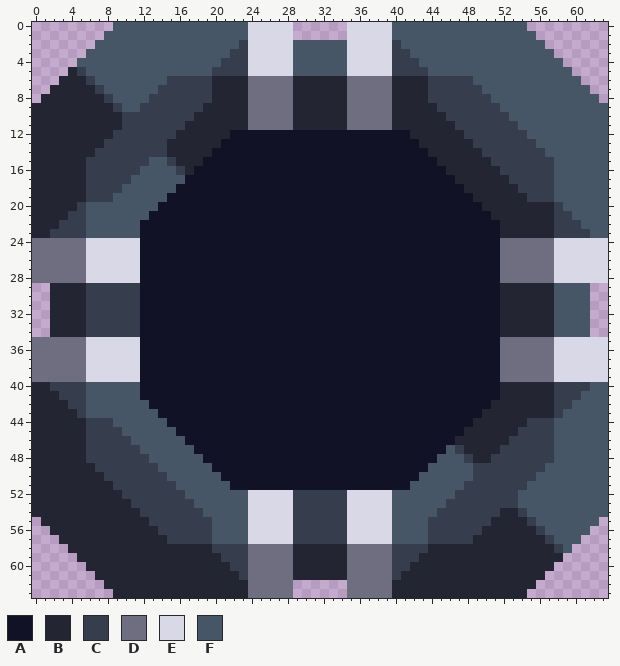
Two states of a pixel-art file, sprites/blocks/drills/LIGHT DRILL/biotic-zlo-production-light-drill.ase. Above: the version before the commit.
64x64 pixels, 1 frame.
Palette (. is transparent): A #111226  B #242533  C #363d4d  D #6e6e80  E #d8d8e6  F #475666
Pixels before (only the part around the change), first column x 0:
 7 ..BBBBBCFFFFFFCCCCCCBBBBDDDDDBBBBBBDDDDDBBBBCCCCCCFFFFFFFFFFF
 8 .BBBBBBBCFFFFCCCCCCCBBBBDDDDDBBBBBBDDDDDBBBBCCCCCCCFFFFFFFFFF
 9 BBBBBBBBBCFFCCCCCCCBBBBBDDDDDBBBBBBDDDDDBBBBBCCCCCCCFFFFFFFFF
10 BBBBBBBBBBCCCCCCCCBBBBBBDDDDDBBBBBBDDDDDBBBBBBCCCCCCCFFFFFFFF
11 BBBBBBBBBBCCCCCCCBBBBBBBDDDDDBBBBBBDDDDDBBBBBBBCCCCCCCFFFFFFF
12 BBBBBBBBBCCCCCCCBBBBBBAAAAAAAAAAAAAAAAAAAABBBBBBCCCCCCCFFFFFF
13 BBBBBBBBCCCCCCCBBBBBBAAAAAAAAAAAAAAAAAAAAAABBBBBBCCCCCCCFFFFF
14 BBBBBBBCCCCCCCCBBBBBAAAAAAAAAAAAAAAAAAAAAAAABBBBBBCCCCCCCFFFF
15 BBBBBBCCCCCCCFFCBBBAAAAAAAAAAAAAAAAAAAAAAAAAABBBBBBCCCCCCCFFF
16 BBBBBBCCCCCCFFFFCBAAAAAAAAAAAAAAAAAAAAAAAAAAAABBBBBBCCCCCCFFF
17 BBBBBBCCCCCFFFFFFAAAAAAAAAAAAAAAAAAAAAAAAAAAAAABBBBBBCCCCCFFF
18 BBBBBBCCCCFFFFFFAAAAAAAAAAAAAAAAAAAAAAAAAAAAAAAABBBBBBCCCCFFF
19 BBBBBBCCCFFFFFFAAAAAAAAAAAAAAAAAAAAAAAAAAAAAAAAAABBBBBBCCCFFF
20 BBBBBCFFFFFFFFAAAAAAAAAAAAAAAAAAAAAAAAAAAAAAAAAAAABBBBBBBBCFF
21 BBBBCCFFFFFFFAAAAAAAAAAAAAAAAAAAAAAAAAAAAAAAAAAAAAABBBBBBBCCF
22 BBBCCCFFFFFFAAAAAAAAAAAAAAAAAAAAAAAAAAAAAAAAAAAAAAAABBBBBBCCC
23 BBCCCCFFFFFFAAAAAAAAAAAAAAAAAAAAAAAAAAAAAAAAAAAAAAAABBBBBBCCC
24 DDDDDDEEEEEEAAAAAAAAAAAAAAAAAAAAAAAAAAAAAAAAAAAAAAAADDDDDDEEE
25 DDDDDDEEEEEEAAAAAAAAAAAAAAAAAAAAAAAAAAAAAAAAAAAAAAAADDDDDDEEE
26 DDDDDDEEEEEEAAAAAAAAAAAAAAAAAAAAAAAAAAAAAAAAAAAAAAAADDDDDDEEE
27 DDDDDDEEEEEEAAAAAAAAAAAAAAAAAAAAAAAAAAAAAAAAAAAAAAAADDDDDDEEE
28 DDDDDDEEEEEEAAAAAAAAAAAAAAAAAAAAAAAAAAAAAAAAAAAAAAAADDDDDDEEE
29 ..BBBBCCCCCCAAAAAAAAAAAAAAAAAAAAAAAAAAAAAAAAAAAAAAAABBBBBBFFF
30 ..BBBBCCCCCCAAAAAAAAAAAAAAAAAAAAAAAAAAAAAAAAAAAAAAAABBBBBBFFF
31 ..BBBBCCCCCCAAAAAAAAAAAAAAAAAAAAAAAAAAAAAAAAAAAAAAAABBBBBBFFF
32 ..BBBBCCCCCCAAAAAAAAAAAAAAAAAAAAAAAAAAAAAAAAAAAAAAAABBBBBBFFF
33 ..BBBBCCCCCCAAAAAAAAAAAAAAAAAAAAAAAAAAAAAAAAAAAAAAAABBBBBBFFF
34 ..BBBBCCCCCCAAAAAAAAAAAAAAAAAAAAAAAAAAAAAAAAAAAAAAAABBBBBBFFF
35 DDDDDDEEEEEEAAAAAAAAAAAAAAAAAAAAAAAAAAAAAAAAAAAAAAAADDDDDDEEE
36 DDDDDDEEEEEEAAAAAAAAAAAAAAAAAAAAAAAAAAAAAAAAAAAAAAAADDDDDDEEE
37 DDDDDDEEEEEEAAAAAAAAAAAAAAAAAAAAAAAAAAAAAAAAAAAAAAAADDDDDDEEE
38 DDDDDDEEEEEEAAAAAAAAAAAAAAAAAAAAAAAAAAAAAAAAAAAAAAAADDDDDDEEE
39 DDDDDDEEEEEEAAAAAAAAAAAAAAAAAAAAAAAAAAAAAAAAAAAAAAAADDDDDDEEE
40 BBCCCCFFFFFFAAAAAAAAAAAAAAAAAAAAAAAAAAAAAAAAAAAAAAAABBBBBBCCC
41 BBBCCCFFFFFFAAAAAAAAAAAAAAAAAAAAAAAAAAAAAAAAAAAAAAAABBBBBBCCC
42 BBBBCCFFFFFFFAAAAAAAAAAAAAAAAAAAAAAAAAAAAAAAAAAAAAABBBBBBBCCF
43 BBBBBCFFFFFFFFAAAAAAAAAAAAAAAAAAAAAAAAAAAAAAAAAAAABBBBBBBBCFF
44 BBBBBBCCCFFFFFFAAAAAAAAAAAAAAAAAAAAAAAAAAAAAAAAAABBBBBBCCCFFF
45 BBBBBBCCCCFFFFFFAAAAAAAAAAAAAAAAAAAAAAAAAAAAAAAABBBBBBCCCCFFF
46 BBBBBBCCCCCFFFFFFAAAAAAAAAAAAAAAAAAAAAAAAAAAAAABBBBBBCCCCCFFF
47 BBBBBBCCCCCCFFFFFFAAAAAAAAAAAAAAAAAAAAAAAAAAAAFCBBBBCCCCCCFFF
48 BBBBBBCCCCCCCFFFFFFAAAAAAAAAAAAAAAAAAAAAAAAAAFFFCBBCCCCCCCFFF
49 BBBBBBBCCCCCCCFFFFFFAAAAAAAAAAAAAAAAAAAAAAAAFFFFFCCCCCCCCFFFF
50 BBBBBBBBCCCCCCCFFFFFFAAAAAAAAAAAAAAAAAAAAAAFFFFFFCCCCCCCFFFFF
51 BBBBBBBBBCCCCCCCFFFFFFAAAAAAAAAAAAAAAAAAAAFFFFFFCCCCCCCFFFFFF
52 BBBBBBBBBBCCCCCCCFFFFFFFEEEEECCCCCCEEEEEFFFFFFFCCCCCCCFFFFFFF
53 BBBBBBBBBBBCCCCCCCFFFFFFEEEEECCCCCCEEEEEFFFFFFCCCCCCCCFFFFFFF
54 BBBBBBBBBBBBCCCCCCCFFFFFEEEEECCCCCCEEEEEFFFFFCCCCCCCBBCFFFFFF
55 .BBBBBBBBBBBBCCCCCCCFFFFEEEEECCCCCCEEEEEFFFFCCCCCCCBBBBCFFFFF
56 ..BBBBBBBBBBBBCCCCCCFFFFEEEEECCCCCCEEEEEFFFFCCCCCCBBBBBBCFFFF
57 ...BBBBBBBBBBBBCCCCCFFFFEEEEECCCCCCEEEEEFFFFCCCCCBBBBBBBBCFFF
58 ....BBBBBBBBBBBBBBBBCCCCDDDDDBBBBBBDDDDDCCCCBBBBBBBBBBBBBBCF.
59 .....BBBBBBBBBBBBBBBBCCCDDDDDBBBBBBDDDDDCCCBBBBBBBBBBBBBBBB..
60 ......BBBBBBBBBBBBBBBBCCDDDDDBBBBBBDDDDDCCBBBBBBBBBBBBBBBB...
61 .......BBBBBBBBBBBBBBBBCDDDDDBBBBBBDDDDDCBBBBBBBBBBBBBBBB....
62 ........BBBBBBBBBBBBBBBBDDDDD......DDDDDBBBBBBBBBBBBBBBB.....
63 .........BBBBBBBBBBBBBBBDDDDD......DDDDDBBBBBBBBBBBBBBB......
The same view after the edit:
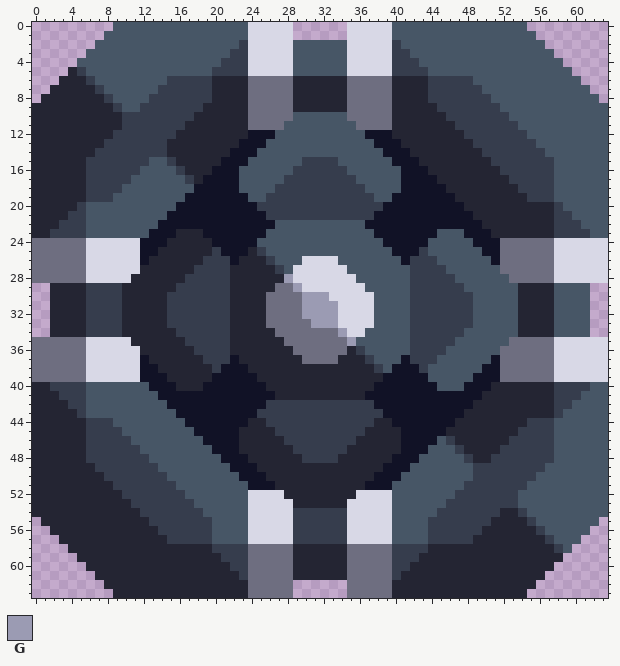
Colours new in this view: G #9b9bb3
The edit:
layer "Layer 1" now shown
layer "Layer 3" now shown
layer "Layer 2" now shown
Changed rows in their new state; - is an unchanged pixel.
first column x 10:
10 -------------------FFFFFF-------------------
11 ------------------FFFFFFFF------------------
12 ------------BB---FFFFFFFFFF---BB------------
13 -----------BB---FFFFFFFFFFFF---BB-----------
14 ----------BB---FFFFFFFFFFFFFF---BB----------
15 ---------BB---FFFFFFCCCCFFFFFF---BB---------
16 --------BB---FFFFFFCCCCCCFFFFFF---BB--------
17 -------CB----FFFFFCCCCCCCCFFFFF----BB-------
18 ------FF-----FFFFCCCCCCCCCCFFFF-----BB------
19 -----FF-------FFCCCCCCCCCCCCFF-------BB-----
20 ----FF---------CCCCCCCCCCCCCC---------BB----
21 ---FF-----------CCCCCCCCCCCC-----------BB---
22 --FF-------------FFFFFFFFFF-------------BB--
23 --F---BBB-------FFFFFFFFFFFF-------FFF---B--
24 -----BBBBB-----FFFFFFFFFFFFFF-----FFFFF-----
25 ----BBBBBBC---BCFFFFFFFFFFFFFF---CFFFFFF----
26 ---BBBBBBCCC-BBBCFFFEEEEFFFFFFF-CCCFFFFFF---
27 --BBBBBBCCCCBBBBBCFEEEEEEFFFFFFFCCCCFFFFFF--
28 -BBBBBBCCCCCBBBBBBGEEEEEEEFFFFFFCCCCCFFFFFF-
29 BBBBBBCCCCCCBBBBBDDGEEEEEEEFFFFFCCCCCCFFFFFF
30 BBBBBCCCCCCCBBBBDDDDGGGEEEEEFFFFCCCCCCCFFFFF
31 BBBBBCCCCCCCBBBBDDDDGGGGEEEEFFFFCCCCCCCFFFFF
32 BBBBBCCCCCCCBBBBDDDDGGGGEEEEFFFFCCCCCCCFFFFF
33 BBBBBCCCCCCCBBBBDDDDDGGGEEEEFFFFCCCCCCCFFFFF
34 BBBBBBCCCCCCBBBBBDDDDDDDGEEFFFFFCCCCCCFFFFFF
35 -BBBBBBCCCCCBBBBBBDDDDDDDGFFFFFFCCCCCFFFFFF-
36 --BBBBBBCCCCBBBBBBBDDDDDDBCFFFFFCCCCFFFFFF--
37 ---BBBBBBCCC-BBBBBBBDDDDBBBCFFF-CCCFFFFFF---
38 ----BBBBBBC---BBBBBBBBBBBBBBCF---CFFFFFF----
39 -----BBBBB-----BBBBBBBBBBBBBB-----FFFFF-----
40 --F---BBB-------BBBBBBBBBBBB-------FFF---B--
41 --FF-------------BBBBBBBBBB-------------BB--
42 ---FF-----------CCCCCCCCCCCC-----------BB---
43 ----FF---------CCCCCCCCCCCCCC---------BB----
44 -----FF-------BBCCCCCCCCCCCCBB-------BB-----
45 ------FF-----BBBBCCCCCCCCCCBBBB-----BB------
46 -------FF----BBBBBCCCCCCCCBBBBB----FC-------
47 --------FF---BBBBBBCCCCCCBBBBBB---FF--------
48 ---------FF---BBBBBBCCCCBBBBBB---FF---------
49 ----------FF---BBBBBBBBBBBBBB---FF----------
50 -----------FF---BBBBBBBBBBBB---FF-----------
51 ------------FF---BBBBBBBBBB---FF------------
52 ------------------BBBBBBBB------------------
53 -------------------BBBBBB-------------------
Where, in picture pixels (left, top, right, bottom), the same in both pictures:
changed: (122, 112, 518, 508)
